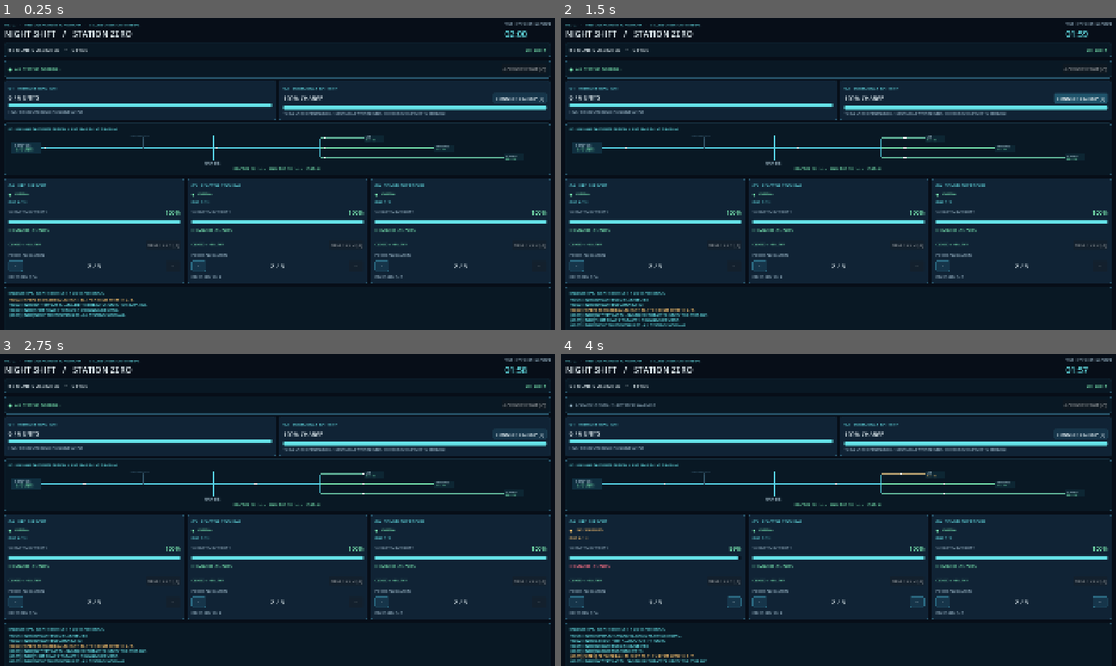
Above: before the commit, frames 1-4 (two rows, left to right).
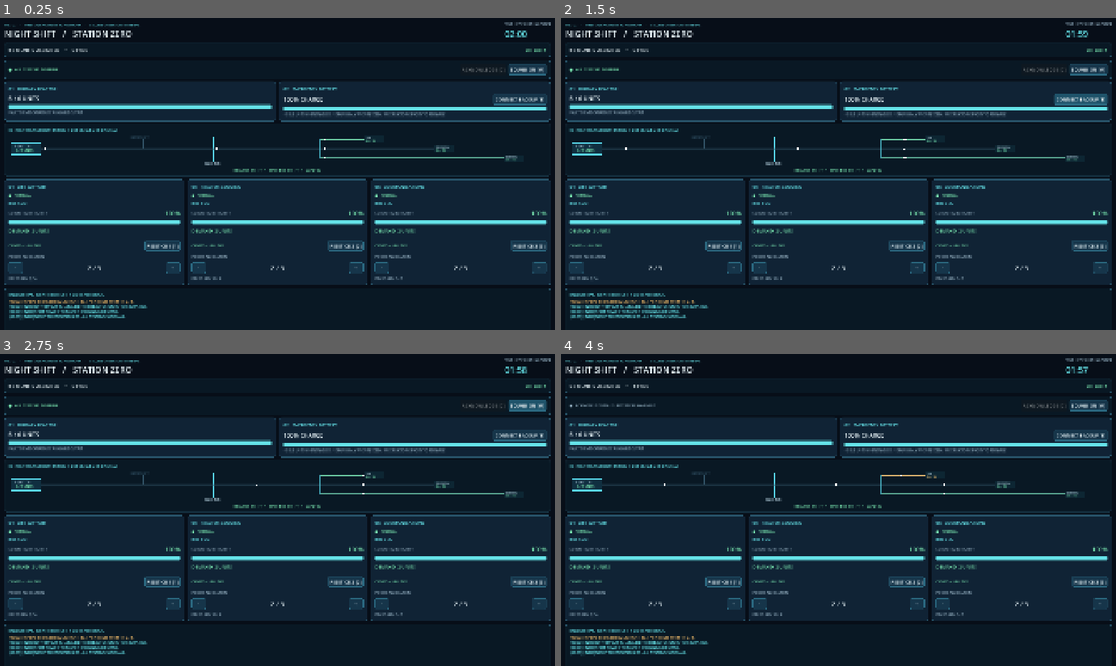
Above: after the commit, the same moments.

Repository: JIGSAW-HJH/GameDev
Game: Godot game, scene res://scenes/main.tscn
Same seed, same stepped clock (60 frames per second), same inputs: the game is played once before the commit and once after it.
Inputs (mouse positions are in pixels of both pictures, inside the frame that each line leads up to):
- Up to frame 1 (0.25 s): no input
- Up to frame 2 (1.5 s): click "CONNECT BACKUP [B]" at 0.5 s; click "DISCONNECT BACKUP [B]" at 1.25 s
- Up to frame 3 (2.75 s): click (527, 407) at 2 s, where only the run after the commit has a clickable "SOUND ON [M]"
- Up to frame 4 (4 s): click "−" at 2.75 s; click "ACKNOWLEDGE [C]" at 3.5 s

The runs differ from the first frame. In frame 1, 11% of the frame differs, in the area x 0-100%, y 14-97%; in frame 2, 11%; in frame 3, 11%, in the area x 0-100%, y 14-99%; in frame 4, 11%.
Error after the commit: Parse Error: Too many arguments for "minf()" call. Expected at most 2 but received 3. (res://scripts/station_audio.gd:89)

Commit message:
V0.5 integrate ambient audio, alarms, breaker and UI sounds

Diff:
--- a/NightShift-StationZero/scripts/main.gd
+++ b/NightShift-StationZero/scripts/main.gd
@@ -1,5 +1,5 @@
 extends Control
-## NIGHT SHIFT: STATION ZERO — V0.4 fault-management single-screen SCADA game.
+## NIGHT SHIFT: STATION ZERO — V0.5 audio / atmosphere on the balanced V0.4 baseline.
 ## Self-contained UI: no downloaded artwork, plugins, or fonts required.
 
 const SHIFT_SECONDS := 120.0
@@ -68,9 +68,14 @@
 var breaker_cooldowns: Array[float] = [0.0, 0.0, 0.0]
 var breaker_labels: Array[Label] = []
 var breaker_buttons: Array[Button] = []
+var station_audio: Node
+var audio_button: Button
 
 func _ready() -> void:
     rng.randomize()
+    station_audio = Node.new()
+    station_audio.set_script(load("res://scripts/station_audio.gd"))
+    add_child(station_audio)
     _build_ui()
     _add_log("NIGHT SHIFT INITIALIZED. ALL SYSTEMS NOMINAL.")
     _add_log("SHIFT POWER TO MATCH CHANGING DEMAND.")
@@ -135,6 +140,7 @@
         KEY_D: _shift_power(2, -1)
         KEY_B: _toggle_battery()
         KEY_C: _acknowledge_alarm()
+        KEY_M: _toggle_audio()
         KEY_1: _reset_breaker(0)
         KEY_2: _reset_breaker(1)
         KEY_3: _reset_breaker(2)
@@ -166,6 +172,7 @@
         _refresh()
         return
     power[index] = updated
+    station_audio.effect("click")
     _add_log("%s ALLOCATION -> %d UNITS." % [SYSTEMS[index], updated])
     _refresh()
 
@@ -176,6 +183,7 @@
         _add_log("BATTERY IS EMPTY. REDUCE LOAD TO RECHARGE.")
         return
     battery_enabled = not battery_enabled
+    station_audio.effect("click")
     _add_log("BACKUP BUS %s." % ("CONNECTED" if battery_enabled else "DISCONNECTED"))
     _refresh()
 
@@ -201,6 +209,7 @@
 
 func _trip_breaker(index: int) -> void:
     breakers_tripped[index] = true
+    station_audio.effect("breaker")
     breaker_cooldowns[index] = BREAKER_RESET_DELAY
     _add_log("FAULT: %s BREAKER TRIPPED. RESET WITH KEY %d AFTER COOLDOWN." % [SYSTEMS[index], index + 1])
 
@@ -213,11 +222,14 @@
         _add_log("BREAKER %d RESET BLOCKED: COOLING FOR %dS." % [index + 1, int(ceil(breaker_cooldowns[index]))])
     else:
         breakers_tripped[index] = false
+        station_audio.effect("success")
         _add_log("BREAKER %d RESET. %s POWER RESTORED." % [index + 1, SYSTEMS[index]])
     _refresh()
 
 func _finish(won: bool, reason: String) -> void:
     finished = true
+    station_audio.set_alarm(false)
+    station_audio.effect("success" if won else "critical")
     status_label.text = "SHIFT COMPLETE" if won else "STATION LOST"
     status_label.add_theme_color_override("font_color", GREEN if won else RED)
     _add_log(reason + " PRESS R TO RESTART.")
@@ -240,6 +252,7 @@
     breaker_cooldowns = [0.0, 0.0, 0.0]
     alarm_acknowledged = false
     alarm_signature = ""
+    station_audio.set_alarm(false)
     log_count = 0
     status_label.text = "ON DUTY"
     status_label.add_theme_color_override("font_color", GREEN)
@@ -284,6 +297,8 @@
         return
     if not alarm_acknowledged:
         alarm_acknowledged = true
+        station_audio.set_alarm(false)
+        station_audio.effect("click")
         _add_log("OPERATOR ACKNOWLEDGED ACTIVE WARNING.")
     _refresh()
 
@@ -333,6 +348,8 @@
         alarm_label.text = "▲  ACTIVE ALARM / " + warning
         alarm_label.add_theme_color_override("font_color", RED)
     alarm_button.disabled = warning == "" or alarm_acknowledged or finished
+    if station_audio != null:
+        station_audio.set_alarm(warning != "" and not alarm_acknowledged and not finished, warning == "CIRCUIT BREAKER TRIPPED" or warning == "MAIN BUS OVERLOAD")
     for i in range(3):
         power_labels[i].text = "%d / 3" % power[i]
         demand_labels[i].text = "DEMAND  %d UNITS" % demand[i]
@@ -460,6 +477,9 @@
     alarm_button = _button("ACKNOWLEDGE [C]")
     alarm_button.pressed.connect(_acknowledge_alarm)
     alarms.add_child(alarm_button)
+    audio_button = _button("SOUND ON [M]")
+    audio_button.pressed.connect(_toggle_audio)
+    alarms.add_child(audio_button)
 
     var power_row := _hbox(12)
     root.add_child(power_row)
@@ -583,10 +603,15 @@
     log_stack.add_child(log_label)
     var footer := _hbox()
     root.add_child(footer)
-    var help := _label("Q/A  LIFE    W/S  COOLING    E/D  COMMS    B  BACKUP    1/2/3  RESET CB    C  ACK    R  RESTART", 12, MUTED)
+    var help := _label("Q/A LIFE   W/S COOL   E/D COMMS   B BATTERY   1/2/3 BREAKERS   C ACK   M MUTE   R RESTART", 12, MUTED)
     help.size_flags_horizontal = Control.SIZE_EXPAND_FILL
     footer.add_child(help)
     restart_button = _button("RESTART SHIFT")
     restart_button.visible = false
     restart_button.pressed.connect(_reset)
     footer.add_child(restart_button)
+
+func _toggle_audio() -> void:
+    var enabled_now: bool = station_audio.toggle_audio()
+    audio_button.text = "SOUND ON [M]" if enabled_now else "SOUND OFF [M]"
+    _add_log("AUDIO %s." % ("ENABLED" if enabled_now else "MUTED"))
